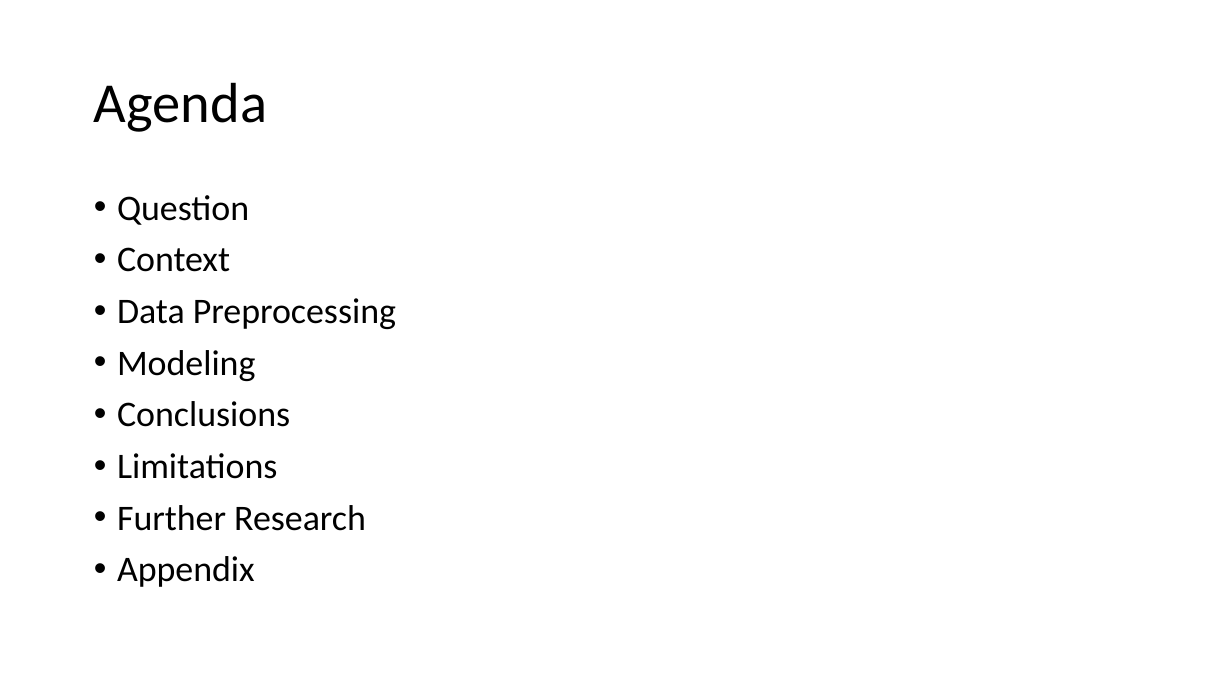
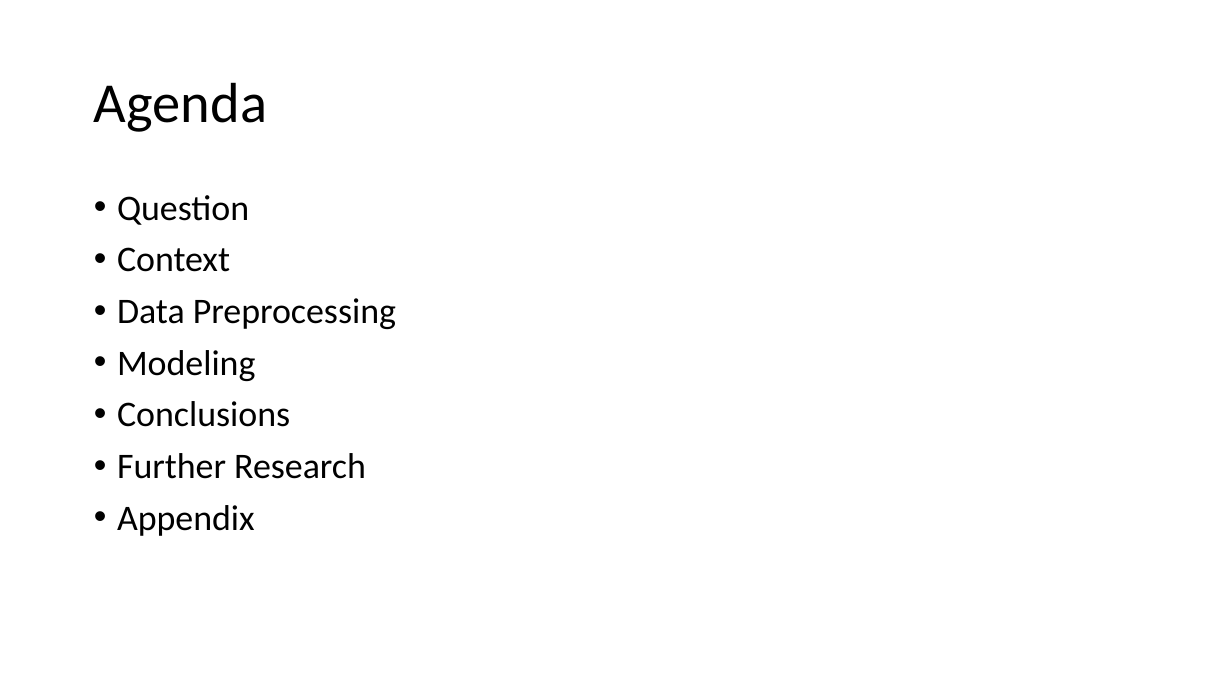
Before and after one commit to samruddhisomani/MKT_Elections, a slide deck: slide 2 of Presidential Campaigns.pptx. Drawn at 1232x693 pixels with LibreOffice and Linux fonts; fonts in the diff are those of the drawing. Boxes give left, top, right and bottom in pixels: in the first picture for what was removed or moved away, otherwise in the second. Text is boxed around its words. In the diff, an @@ line names an element or a change of style, - is before the commit and + after.

```diff
--- a/Presidential Campaigns.pptx
+++ b/Presidential Campaigns.pptx
@@ text at bbox=[117, 453, 277, 479]: paragraph removed @@
-• Limitations
```
Also in this commit, not shown: 1 other slide changed, 3 slides added, 1 other file.
